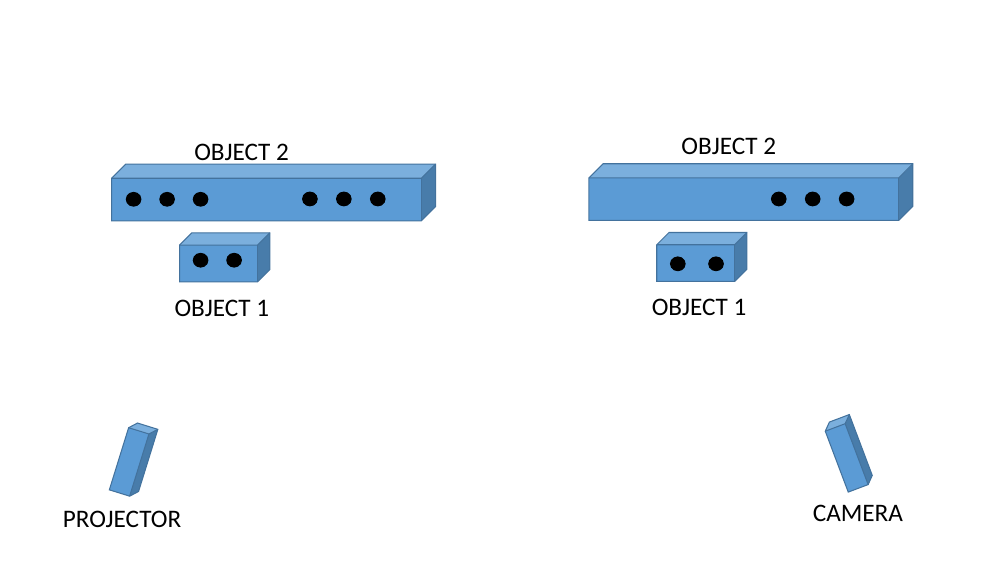
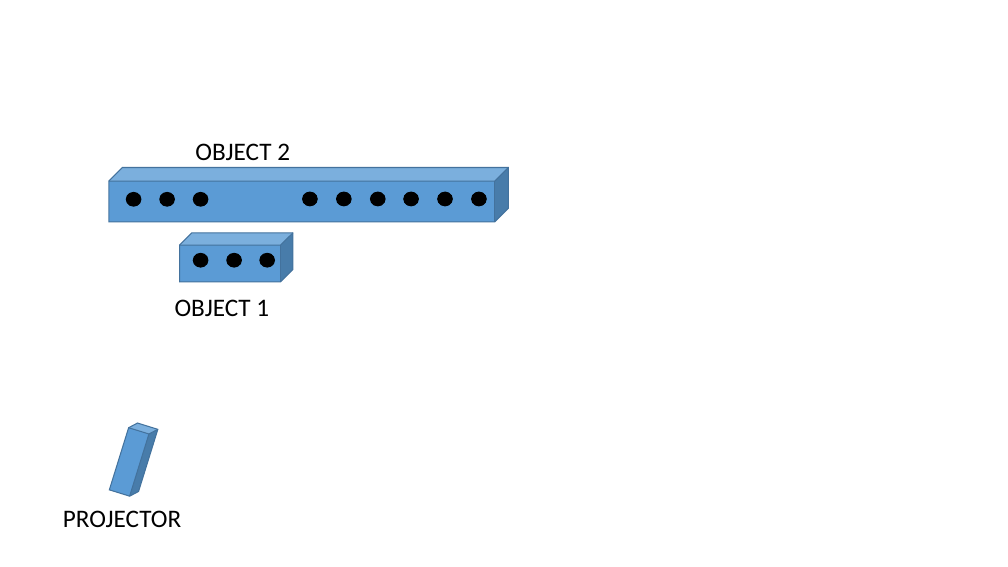
Before and after one commit to TitouanB/MarsProject, a slide deck: slide 1 of report/fig/disorder1.pptx. Drawn at 1008x567 pixels with LibreOffice and Linux fonts; fonts in the diff are those of the drawing. Boxes give left, top, right and bottom in pixels: in the first picture for what was removed or moved away, otherwise in the second. Text is boxed around its words. In the diff, an @@ line names an element or a change of style, - is before the commit and + after.

```diff
--- a/report/fig/disorder1.pptx
+++ b/report/fig/disorder1.pptx
@@ text "OBJECT 2" rewrapped from (x1=194, y1=143, x2=289, y2=167) to (x1=195, y1=143, x2=290, y2=160) @@
@@ text removed at (x1=681, y1=137, x2=776, y2=154) @@
-OBJECT 2
@@ cube resized from (x1=112, y1=164, x2=436, y2=221) to (x1=109, y1=168, x2=508, y2=222) @@
@@ cube removed at (x1=589, y1=164, x2=913, y2=221) @@
@@ ellipse moved from (x1=709, y1=257, x2=723, y2=271) to (x1=404, y1=192, x2=418, y2=206) @@
@@ ellipse moved from (x1=771, y1=192, x2=786, y2=206) to (x1=438, y1=192, x2=452, y2=206) @@
@@ ellipse moved from (x1=805, y1=192, x2=820, y2=206) to (x1=472, y1=192, x2=486, y2=206) @@
@@ ellipse removed at (x1=839, y1=192, x2=854, y2=206) @@
@@ cube resized from (x1=180, y1=233, x2=270, y2=282) to (x1=180, y1=233, x2=293, y2=282) @@
@@ cube removed at (x1=657, y1=233, x2=747, y2=282) @@
@@ ellipse moved from (x1=671, y1=257, x2=685, y2=271) to (x1=260, y1=253, x2=274, y2=267) @@
@@ text removed at (x1=652, y1=298, x2=747, y2=315) @@
-OBJECT 1
@@ cube removed at (x1=823, y1=415, x2=875, y2=492) @@
@@ text removed at (x1=813, y1=504, x2=903, y2=522) @@
-CAMERA
```
Also in this commit, not shown: 6 other files.
